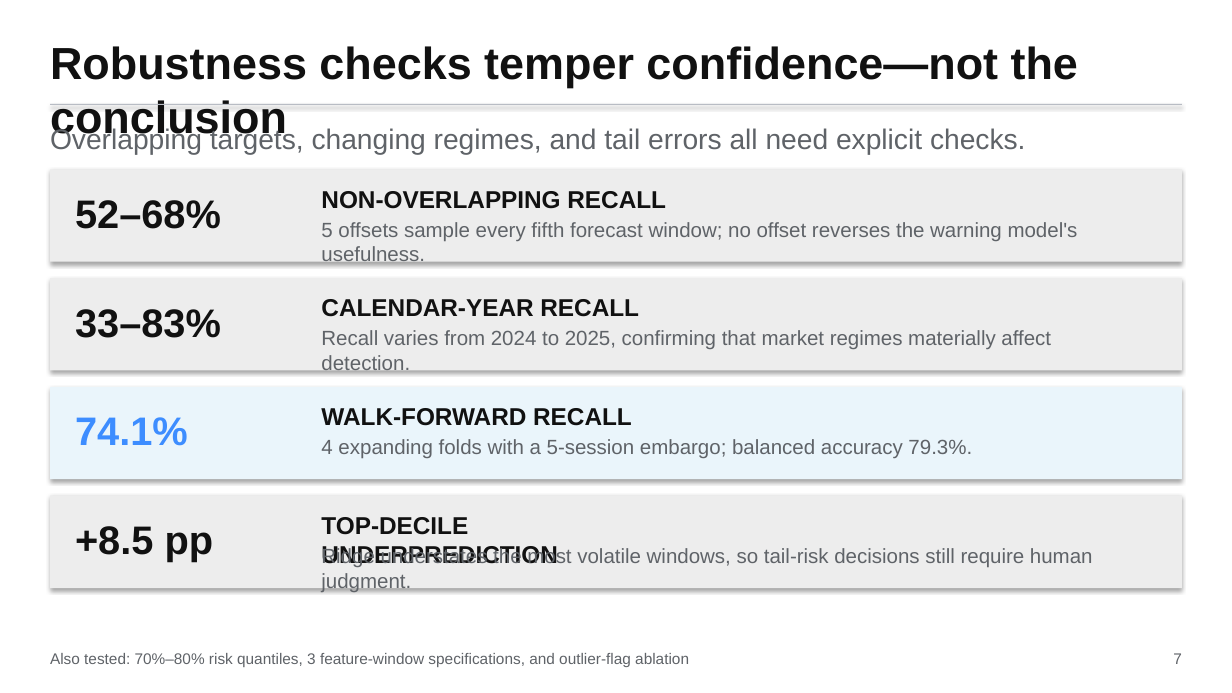
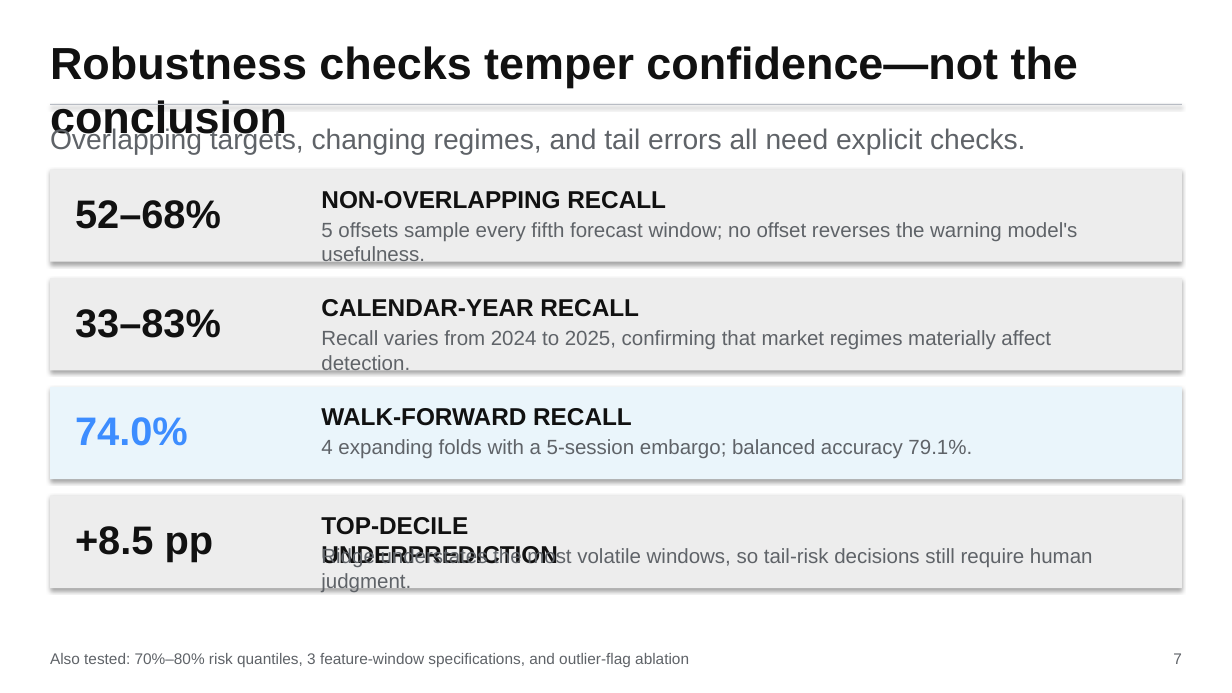
Before and after one commit to pdwi2020/bootcamp_paritosh_dwivedi, a slide deck: slide 7 of project/reports/stakeholder_presentation.pptx. Drawn at 1232x693 pixels with LibreOffice and Linux fonts; fonts in the diff are those of the drawing. Boxes give left, top, right and bottom in pixels: in the first picture for what was removed or moved away, otherwise in the second. Text is boxed around its words. In the diff, an @@ line names an element or a change of style, - is before the commit and + after.

```diff
--- a/project/reports/stakeholder_presentation.pptx
+++ b/project/reports/stakeholder_presentation.pptx
@@ text at [75, 417, 188, 446]: text changed @@
-74.1%
+74.0%
@@ text at [321, 439, 972, 458]: text changed @@
-4 expanding folds with a 5-session embargo; balanced accuracy 79.3%.
+4 expanding folds with a 5-session embargo; balanced accuracy 79.1%.
```
Also in this commit, not shown: 5 other slides changed, 26 other files.
